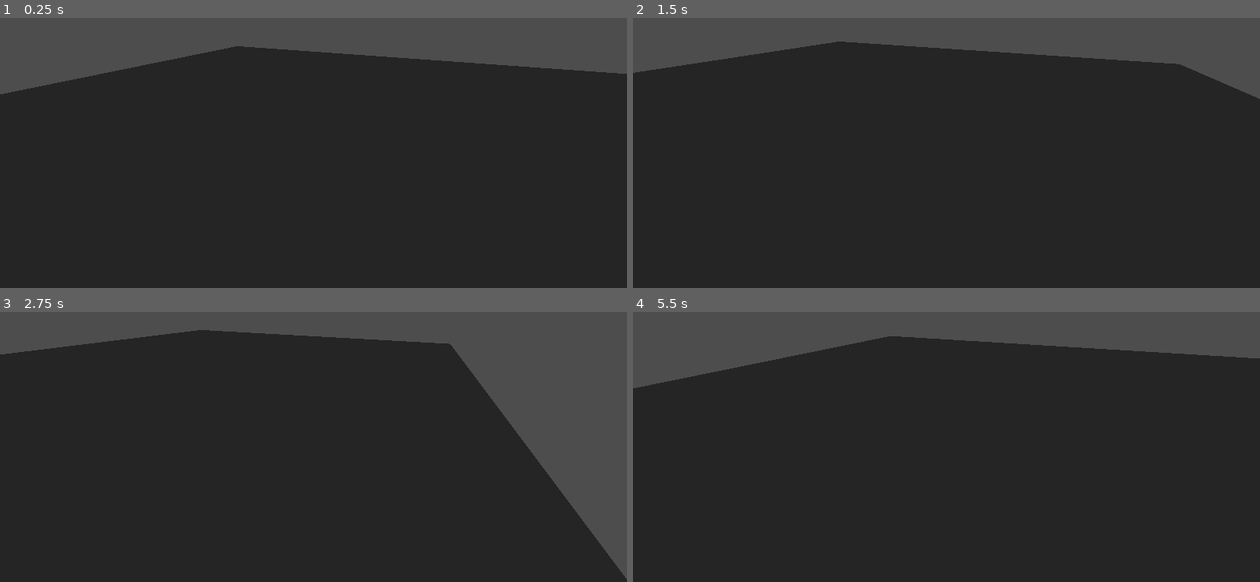
Above: before the commit, frames 1-4 (two rows, left to right).
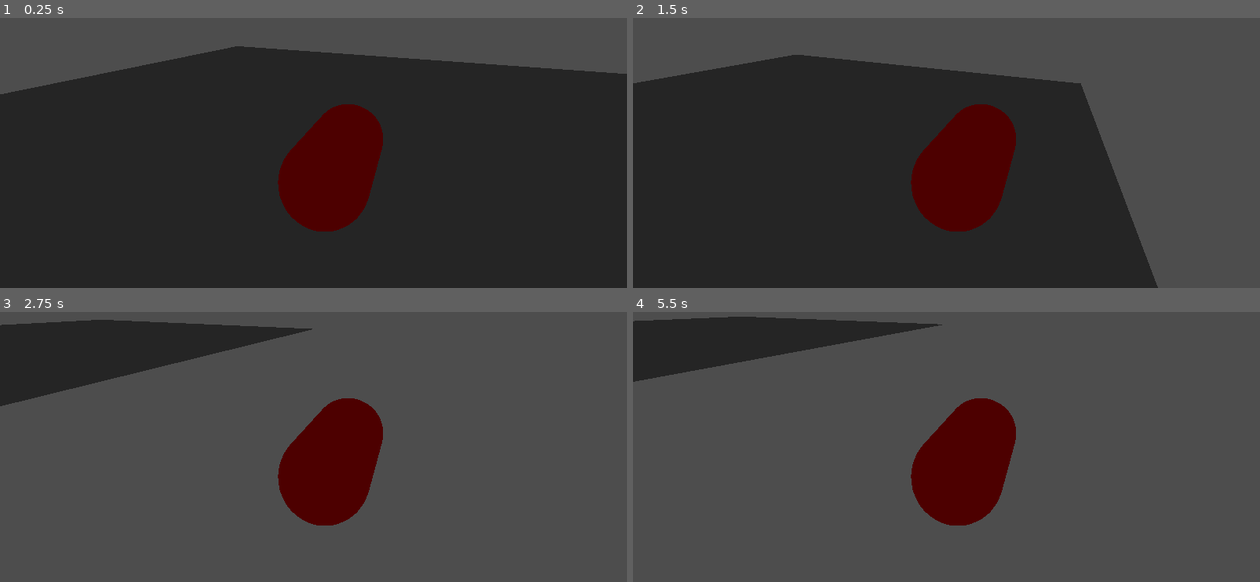
Above: after the commit, the same moments.

Repository: Thomlock/race
Game: Godot game, scene res://Code/main.tscn
Two runs of this game, one before a commit and one after it. Both use one fixed random seed, a clock stepped at 60 frames per second and the inputs below. Before the commit the project starts from res://main.tscn.
Inputs:
- Up to frame 1 (0.25 s): no input
- Up to frame 2 (1.5 s): tap Enter (ui_accept) at 0.5, 0.77 s; hold Right (ui_right) 0.53-1.28 s; hold Down (ui_down) from 1.28 s (still down)
- Up to frame 3 (2.75 s): tap Enter (ui_accept) at 1.52 s; release Down (ui_down) at 2.03 s; hold Right (ui_right) from 2.03 s (still down)
- Up to frame 4 (5.5 s): release Right (ui_right) at 2.78 s; hold Up (ui_up) 2.78-3.53 s; tap Enter (ui_accept) at 3.02, 3.77, 4.52 s; hold Left (ui_left) 3.53-5.03 s; hold Down (ui_down) from 5.03 s (still down)

The runs differ from the first frame. In frame 1, 5.7% of the frame differs, in the area x 44-62%, y 31-80%; in frame 2, 28%; in frame 3, 75%; in frame 4, 91%, in the area x 0-100%, y 1-100%.

Commit message:
rotate a fixe

Diff:
--- /dev/null
+++ b/Code/Global.gd
@@ -0,0 +1,11 @@
+extends Node
+
+
+# Called when the node enters the scene tree for the first time.
+func _ready() -> void:
+	pass # Replace with function body.
+
+
+# Called every frame. 'delta' is the elapsed time since the previous frame.
+func _process(delta: float) -> void:
+	pass
--- /dev/null
+++ b/Code/audio_manager.gd
@@ -0,0 +1,48 @@
+extends Node
+
+var num_players = 64
+var bus = "master"
+
+var available3D = []  # The available players.
+var queue : Array[AudioStream] = []  # The queue of sounds to play.
+var queue_volumes = []	# volumes of streams to play
+var queue_nodes = [] # nodes asking for the streams to play
+
+func _ready():
+	# Create the pool of AudioStreamPlayer nodes.
+	for i in num_players:
+		var player = AudioStreamPlayer3D.new()
+		add_child(player)
+		available3D.append(player)
+		player.finished.connect(_on_stream_finished.bind(player))
+		player.bus = bus
+		player.max_polyphony = 64
+
+
+func _on_stream_finished(stream):
+	# When finished playing a stream, make the player available again.
+	available3D.append(stream)
+
+
+func play3D(sound_stream : AudioStream, node: Node3D, volume : float = 0):
+	queue.append(sound_stream)
+	#print(sound_stream)
+	queue_nodes.append(node)
+	#print(node)
+	#print(node.position)
+	queue_volumes.append(volume)
+	#print(volume)
+
+
+
+func _process(delta):
+	# Play a queued sound if any players are available.
+	if not queue.is_empty() and not available3D.is_empty():
+		var player : AudioStreamPlayer3D = available3D.pop_front()
+		player.stream = queue.pop_front()
+		player.volume_db = queue_volumes.pop_front()
+		var node = queue_nodes.pop_front()
+		player.position = node.position
+		if(node.has_method("_on_audio_stream_player_finished")):
+			player.finished.connect(node._on_audio_stream_player_finished.bind(player.stream))
+		player.play()
--- /dev/null
+++ b/Code/audio_manager.tscn
@@ -0,0 +1,6 @@
+[gd_scene load_steps=2 format=3 uid="uid://dcbxl12ynblql"]
+
+[ext_resource type="Script" path="res://Code/audio_manager.gd" id="1_afevg"]
+
+[node name="AudioManager" type="Node"]
+script = ExtResource("1_afevg")
--- a/main.tscn
+++ b/Code/main.tscn
@@ -1,6 +1,6 @@
 [gd_scene load_steps=8 format=3 uid="uid://djxrcyq64efle"]
 
-[ext_resource type="PackedScene" uid="uid://b7hkvfcspqtcp" path="res://player.tscn" id="1_ig7tw"]
+[ext_resource type="PackedScene" uid="uid://b7hkvfcspqtcp" path="res://Code/player.tscn" id="1_mlw2d"]
 
 [sub_resource type="PanoramaSkyMaterial" id="PanoramaSkyMaterial_1bvp3"]
 
@@ -9,6 +9,7 @@
 
 [sub_resource type="Environment" id="Environment_7mycd"]
 sky = SubResource("Sky_lquwl")
+sky_custom_fov = 92.0
 ambient_light_source = 3
 ambient_light_color = Color(1, 1, 1, 1)
 ambient_light_energy = 16.0
@@ -36,4 +37,4 @@
 [node name="CollisionShape3D" type="CollisionShape3D" parent="MeshInstance3D/StaticBody3D"]
 shape = SubResource("ConcavePolygonShape3D_h2yge")
 
-[node name="Player" parent="." instance=ExtResource("1_ig7tw")]
+[node name="Player" parent="." instance=ExtResource("1_mlw2d")]
--- a/player.gd
+++ b/Code/player.gd
@@ -1,9 +1,9 @@
 extends CharacterBody3D
 
 
-const SPEED = 5.0
+const SPEED = 10.0
 const JUMP_VELOCITY = 4.5
-
+const TURN_SPEED = 0.001
 
 func _physics_process(delta: float) -> void:
 	# Add the gravity.
@@ -24,5 +24,9 @@
 	else:
 		velocity.x = move_toward(velocity.x, 0, SPEED)
 		velocity.z = move_toward(velocity.z, 0, SPEED)
-
-	move_and_slide()
+	var sqrtspeed = sqrt(SPEED)
+	if Input.is_action_pressed("ui_left"):
+		self.rotate_y(TURN_SPEED/sqrtspeed)
+	if Input.is_action_pressed("ui_right"):
+		#self.rotate_y(-TURN_SPEED/sqrtspeed)
+			move_and_slide()
--- a/player.tscn
+++ b/Code/player.tscn
@@ -1,8 +1,12 @@
-[gd_scene load_steps=5 format=3 uid="uid://b7hkvfcspqtcp"]
+[gd_scene load_steps=6 format=3 uid="uid://b7hkvfcspqtcp"]
 
-[ext_resource type="Script" uid="uid://biir2clv88xgv" path="res://player.gd" id="1_4flbx"]
+[ext_resource type="Script" uid="uid://biir2clv88xgv" path="res://Code/player.gd" id="1_4flbx"]
+
+[sub_resource type="StandardMaterial3D" id="StandardMaterial3D_cqxc1"]
+albedo_color = Color(1, 0, 0, 1)
 
 [sub_resource type="CapsuleMesh" id="CapsuleMesh_sh265"]
+material = SubResource("StandardMaterial3D_cqxc1")
 
 [sub_resource type="CapsuleShape3D" id="CapsuleShape3D_4flbx"]
 
@@ -10,6 +14,8 @@
 ambient_light_energy = 1.7
 
 [node name="Player" type="CharacterBody3D"]
+floor_stop_on_slope = false
+floor_constant_speed = true
 script = ExtResource("1_4flbx")
 
 [node name="MeshInstance3D" type="MeshInstance3D" parent="."]
--- a/project.godot
+++ b/project.godot
@@ -13,7 +13,11 @@
 config/name="race"
 run/main_scene="uid://djxrcyq64efle"
 config/features=PackedStringArray("4.4", "GL Compatibility")
-config/icon="res://icon.svg"
+config/icon="res://Texture/icon.svg"
+
+[autoload]
+
+Global="*res://Code/Global.gd"
 
 [rendering]
 
Not shown, added: Code/Global.gd.uid
Not shown, added: Code/audio_manager.gd.uid
Renamed: player.gd.uid -> Code/player.gd.uid
Renamed: icon.svg -> Texture/icon.svg
Not shown, changed: Texture/icon.svg.import
Not shown, changed: .gitignore
Not shown, added: Code/README.md
